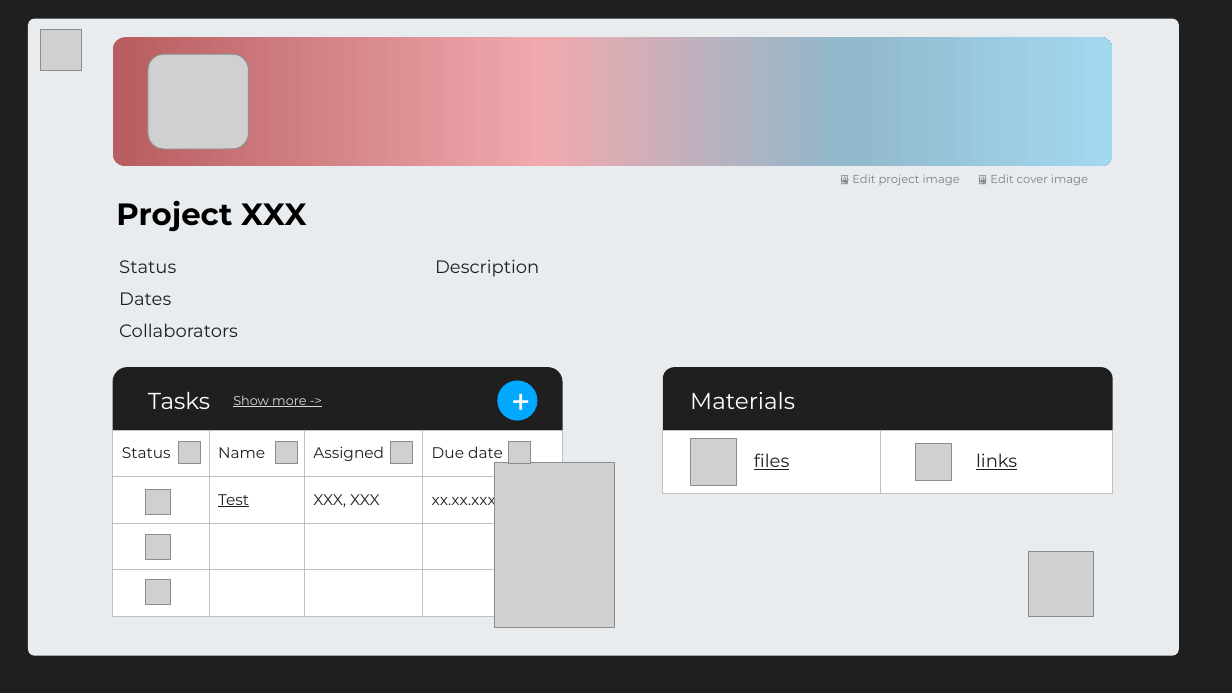
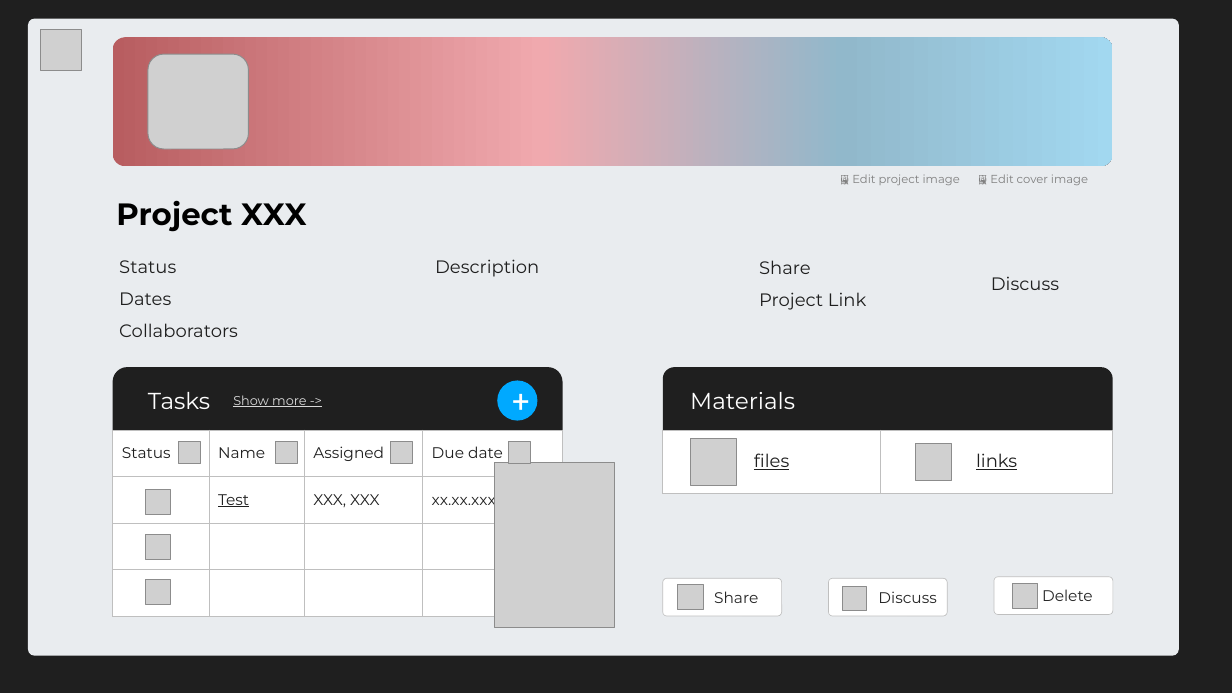
Before and after one commit to oiivantsov/porject-manager, a slide deck: slide 8 of frontend/uidesign.pptx. Drawn at 1232x693 pixels with LibreOffice and Linux fonts; fonts in the diff are those of the drawing; grey boxes stand for pictures. Boxes give left, top, right and bottom in pixels: in the first picture for what was removed or moved away, otherwise in the second. Text is boxed around its words. In the diff, an @@ line names an element or a change of style, - is before the commit and + after.

```diff
--- a/frontend/uidesign.pptx
+++ b/frontend/uidesign.pptx
@@ text added at (759,260,866,310), 14 pt, text #1F1F1F @@
+Share Project Link
@@ text added at (991,277,1059,290), 14 pt, text #1F1F1F @@
+Discuss
@@ rounded rectangle added at (663,579,782,616), fill #FFFFFF, outline #BFBFBF 0.5 pt, 12 pt, text #262626 @@
+Share
@@ picture added at (677,584,703,610) @@
@@ rounded rectangle added at (829,579,948,616), fill #FFFFFF, outline #BFBFBF 0.5 pt, 12 pt, text #262626 @@
+Discuss
@@ picture: place and size @@
-picture at (1030,552,1094,616)
+picture at (843,587,867,611)
@@ rounded rectangle added at (994,577,1114,615), fill #FFFFFF, outline #BFBFBF 0.5 pt, 12 pt, text #262626 @@
+Delete
@@ picture added at (1013,583,1038,608) @@
```
Also in this commit, not shown: 6 other slides changed.
